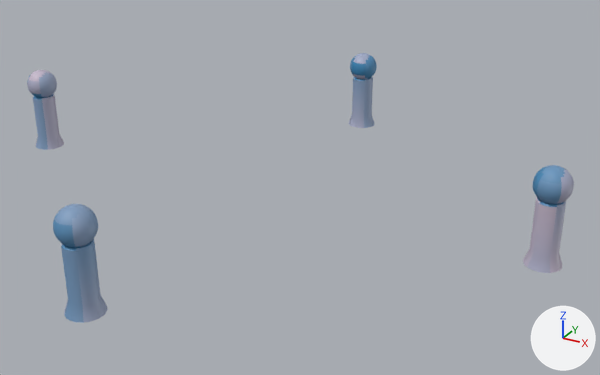
What one commit did to the FBX model Assets/Greybox models/Textured assets/Butterfly Orbs Textured.fbx.
Camera for both pictures: a 50 mm lens placed at (7.35, -11.81, 6.37), pointed at (0.72, 0.25, 0.34). Arrows for +X, +Y and +Z are at lower right; the lights stay in place. Where no turn or scale is listed for an object, it has been applied to the vertices.

Names of what the first picture shows: 'Butterfly_orbs'.
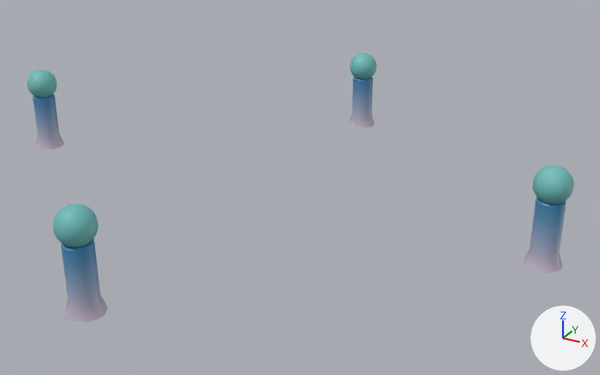
Pixel boxes [x1, y1, x2, y2] of what changed, in the pictures (600 x 375 px; the box of a moved part takes in the faces that stretch with it):
part 1 of me_mesh, moved or reshaped
    before: [523, 198, 566, 273]
    after: [33, 94, 64, 150]
part 2 of me_mesh, moved or reshaped
    before: [533, 165, 574, 204]
    after: [27, 70, 57, 98]
part 3 of me_mesh, moved or reshaped
    both: [61, 239, 108, 323]
part 4 of me_mesh, moved or reshaped
    both: [53, 204, 98, 248]
part 5 of me_mesh, moved or reshaped
    before: [33, 94, 64, 150]
    after: [523, 198, 566, 273]
part 6 of me_mesh, moved or reshaped
    before: [27, 70, 57, 98]
    after: [533, 165, 574, 204]
part 7 of me_mesh, surface changed
    both: [349, 53, 377, 128]

Patch to the scene script:
```diff
--- a/Assets/Greybox models/Textured assets/Butterfly Orbs Textured.fbx.py
+++ b/Assets/Greybox models/Textured assets/Butterfly Orbs Textured.fbx.py
@@ me_mesh @@
 me_mesh.from_pydata(...)  # 1856 vertices, 2000 faces; spans x -5.55..5.55, y -4.85..4.85, z -0.82..0.82
 # used by ob_butterfly_orbs; location = (-0.09, 0.08, 0.9)
+# me_mesh part 1: the loose piece of 82 vertices spanning x 4.95..5.55, y -0.37..0.22, z -0.82..0.28 is turned 90 degrees about the z axis through its middle, then moved by (-10.5, 0.19, 0.0)
+# me_mesh part 2: the loose piece of 382 vertices spanning x 4.96..5.55, y -0.37..0.22, z 0.23..0.82 is turned 90 degrees about the z axis through its middle, then moved by (-10.5, 0.19, 0.0)
+# me_mesh part 3: the loose piece of 82 vertices spanning x -0.33..0.27, y -4.85..-4.25, z -0.82..0.28 is turned 180 degrees about the z axis through its middle
+# me_mesh part 4: the loose piece of 382 vertices spanning x -0.33..0.26, y -4.85..-4.25, z 0.23..0.82 is turned -180 degrees about the z axis through its middle
+# me_mesh part 5: the loose piece of 82 vertices spanning x -5.55..-4.95, y -0.18..0.42, z -0.82..0.28 is turned -90 degrees about the z axis through its middle, then moved by (10.5, -0.19, 0.0)
+# me_mesh part 6: the loose piece of 382 vertices spanning x -5.55..-4.96, y -0.18..0.41, z 0.23..0.82 is turned -90 degrees about the z axis through its middle, then moved by (10.5, -0.19, 0.0)
+# me_mesh part 7: texture (UV) coordinates of 2000 of 2000 faces, centred in x -5.54..5.54, y -4.84..4.84, z -0.82..0.81, changed; they spanned u 0.0..0.25, v 0.73..0.98 and now span u 0.0..0.55, v 0.4..1.0
 me_mesh.materials.append(mat_lambert3)
```
